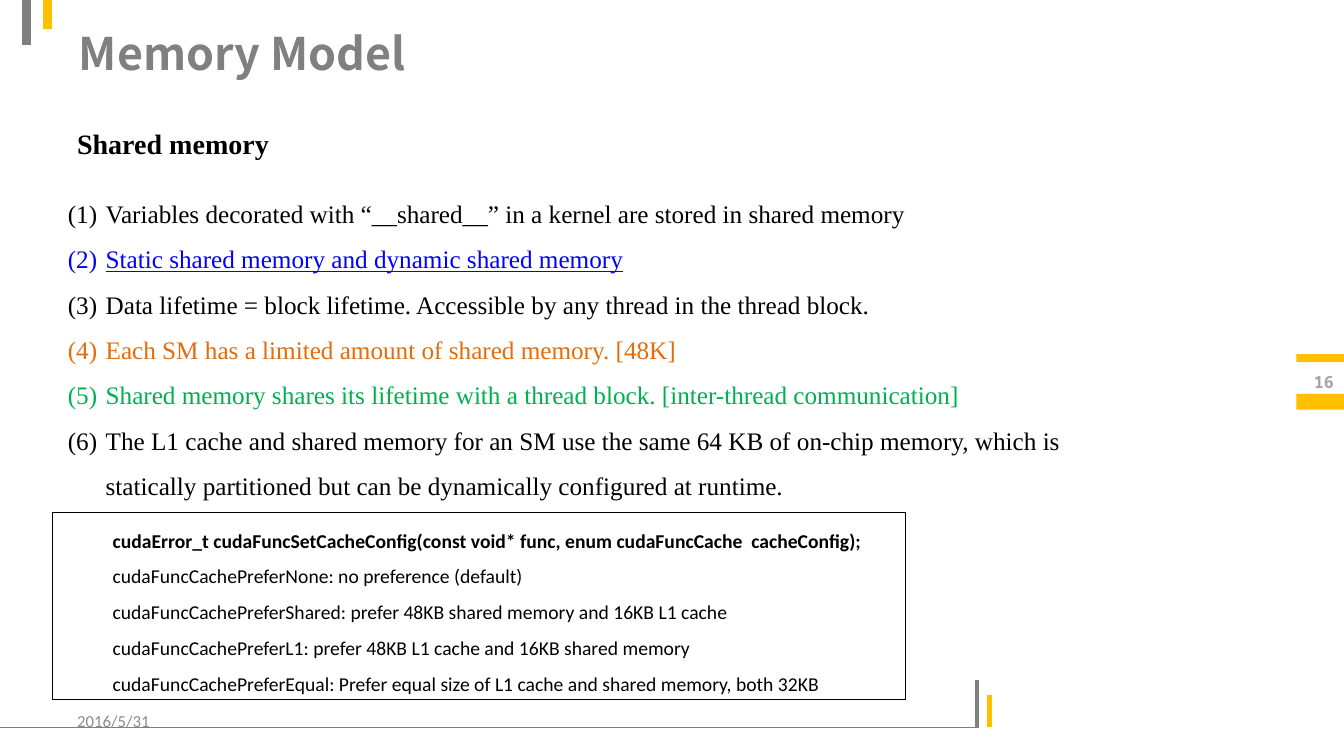
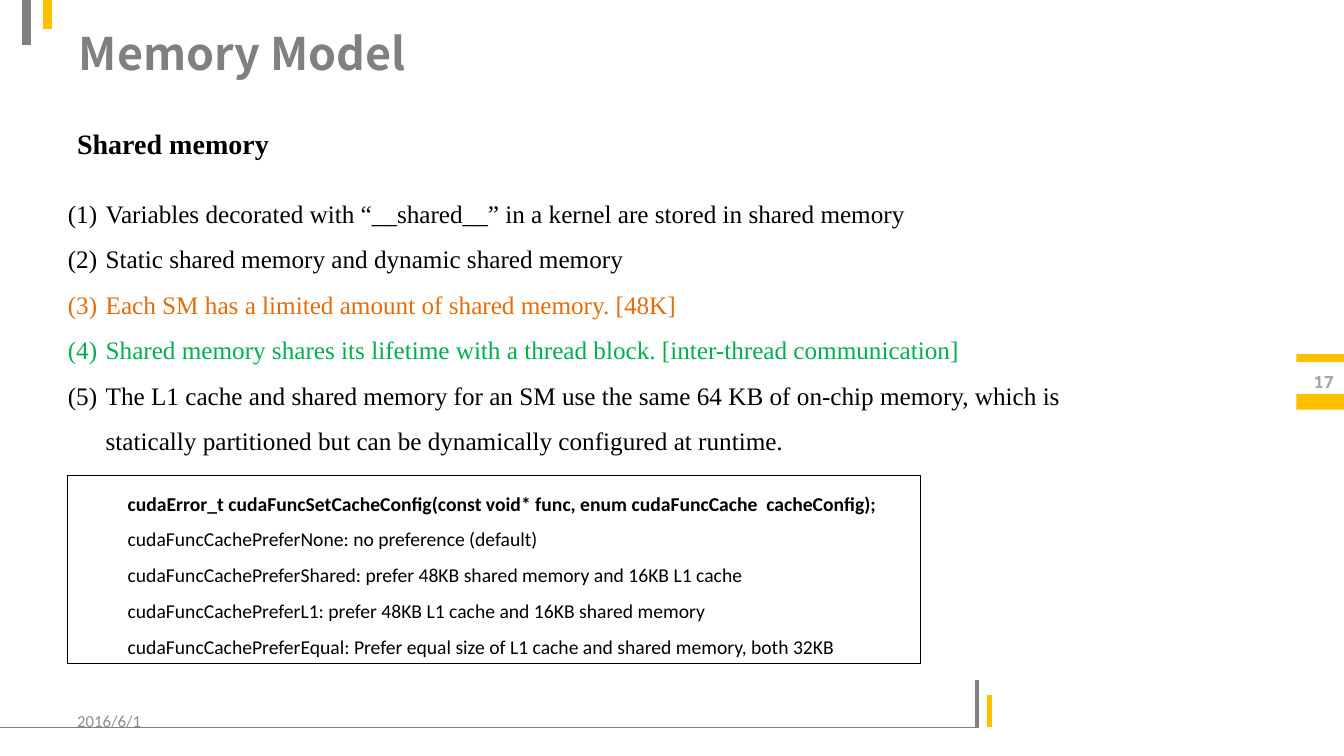
Before and after one commit to LitLeo/slides_of_parallel_computation, a slide deck: slide 17 of CUDA programming.pptx (slide 16 before the commit). Drawn at 1344x756 pixels with LibreOffice and Linux fonts; fonts in the diff are those of the drawing; background and template pictures are left out. Boxes give left, top, right and bottom in pixels: in the first picture for what was removed or moved away, otherwise in the second. Text is boxed around its words. In the diff, an @@ line names an element or a change of style, - is before the commit and + after.

```diff
--- a/CUDA programming.pptx
+++ b/CUDA programming.pptx
@@ text at box(106, 250, 623, 274): text colour #0000FF to #000000, underline off in "Static shared memory and dynamic shared memory" @@
@@ text at box(106, 296, 869, 320): paragraph removed @@
-(3) Data lifetime = block lifetime. Accessible by any thread in the thread block.
@@ page number at box(1314, 376, 1334, 388): text changed @@
-16
+17
@@ table: place and size @@
-table at box(52, 513, 906, 700)
+table at box(68, 476, 922, 664)
@@ text at box(77, 715, 141, 728): text changed @@
-2016/5/31
+2016/6/1
```
Also in this commit, not shown: 29 other slides changed, 2 slides added, 4 other files.
